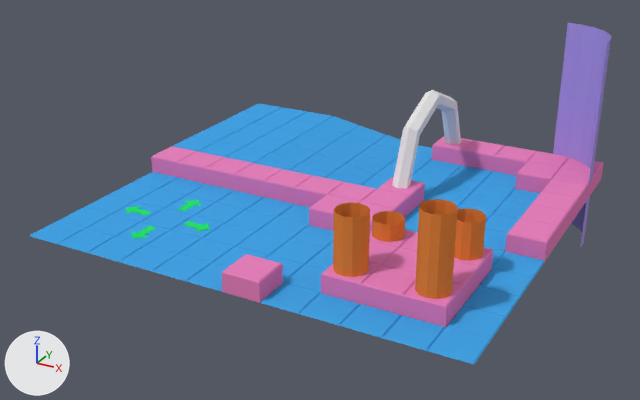
A saved change to the Blender file data/model/room.blend.
Rendered twice from a camera (50 mm lens) standing at (10.44, -20.39, 10.01) and looking at (-0.19, -1.05, 0.34). The lights are fixed; the arrows at lower left show +X, +Y and +Z.

The scene before the commit, as lines of its bpy script (objects in view):
```python
me_cube_007 = bpy.data.meshes.new('Cube.007')
me_cube_007.from_pydata(...)  # 12 vertices, 10 faces; spans x -1.0..1.0, y -1.0..1.0, z -3.0..-1.92
me_cube_007.materials.append(mat_material_011)  # pink #e781bd
me_cube_011 = bpy.data.meshes.new('Cube.011')
me_cube_011.from_pydata(...)  # 12 vertices, 10 faces; spans x -1.0..1.0, y -1.0..1.0, z -3.0..-1.92
me_cube_011.materials.append(mat_material_011)  # pink #e781bd
me_cylinder_002 = bpy.data.meshes.new('Cylinder.002')
me_cylinder_002.from_pydata(...)  # 14 vertices, 6 faces; spans x 0.0..0.5, y -0.11..0.5, z -1.0..1.0
me_cylinder_002.materials.append(mat_material_008)  # purple #aa97e7
ob_cube_001 = bpy.data.objects.new('Cube.001', me_cube_011)
ob_cube_001.location = (4.5, 3.5, 1.5)
ob_cube_001.scale = (0.5, 0.5, 0.5)
_m = ob_cube_001.modifiers.new('Array', 'ARRAY')
_m.constant_offset_displace = (0.0, 0.0, 0.0)
_m.relative_offset_displace = (0.0, 1.0, 0.0)
_m = ob_cube_001.modifiers.new('Array.001', 'ARRAY')
_m.constant_offset_displace = (0.0, 0.0, 0.0)
ob_cube_006 = bpy.data.objects.new('Cube.006', me_cube_007)
ob_cube_006.location = (0.5, -1.5, 1.5)
ob_cube_006.scale = (0.5, 0.5, 0.5)
_m = ob_cube_006.modifiers.new('Array', 'ARRAY')
_m.count = 1
_m.constant_offset_displace = (0.0, 0.0, 0.0)
_m.relative_offset_displace = (0.0, 1.0, 0.0)
_m = ob_cube_006.modifiers.new('Array.001', 'ARRAY')
_m.constant_offset_displace = (0.0, 0.0, 0.0)
ob_cylinder_004 = bpy.data.objects.new('Cylinder.004', me_cylinder_002)
ob_cylinder_004.location = (4.5, 3.5, 1.5)
ob_cylinder_004.scale = (3.0, 3.0, 3.0)
# also in view: 'Torus.001' at (1.5, 2.5, 1.62); 'Cube.010' at (2.5, 4.5, 0.27); 'Cylinder.001' at (2.5, -2.5, 0.0); 'Cube.002' at (0.0, -3.0, 0.02); 'Cube.005' at (0.5, -5.5, 0.27)
```
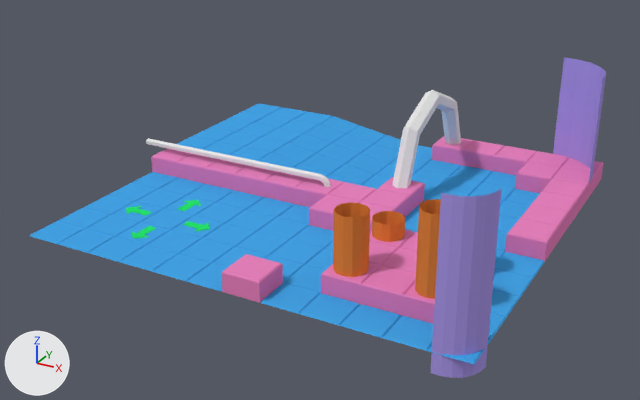
Edits to the bpy script that builds the scene:
```text
Change me_cylinder_002:
    where me_cylinder_002.from_pydata(...)  # 14 vertices, 6 faces; spans x 0.0..0.5, y -0.11..0.5, z -1.0..1.0
    used by ob_cylinder_004; location = (4.5, 3.5, 1.5); scale = (3.0, 3.0, 3.0)
    me_cylinder_002 part 1: the whole mesh is scaled about its middle by (1, 1, 0.5), then moved by (0.0, 0.0, 0.17)
Add me_torus_002:
    me_torus_002.from_pydata(...)  # 30 vertices, 24 faces; spans x 0.65..1.0, y -1.0..5.35, z -0.09..0.09
Add me_cylinder_003:
    me_cylinder_003.from_pydata([(0.0, 0.5, -0.333), (0.0, 0.5, 1.0), (0.147, 0.478, -0.333), (0.147, 0.478, 1.0), (0.282, 0.413, -0.333), (0.282, 0.413, 1.0), (0.391, 0.312, -0.333), (0.391, 0.312, 1.0), (0.465, 0.183, -0.333), (0.465, 0.183, 1.0), (0.499, 0.037, -0.333), (0.499, 0.037, 1.0), (0.5, -0.111, -0.333), (0.5, -0.111, 1.0)], [], [(0, 2, 3, 1), (2, 4, 5, 3), (4, 6, 7, 5), (6, 8, 9, 7), (8, 10, 11, 9), (10, 12, 13, 11)])
    me_cylinder_003.materials.append(mat_material_008)  # purple #aa97e7
Add ob_torus_002:
    ob_torus_002 = bpy.data.objects.new('Torus.002', me_torus_002)
    ob_torus_002.location = (-5.5, -0.5, 1.5)
    ob_torus_002.rotation_euler = (1.571, 1.571, 0.0)  # degrees (90, 90, 0)
Add ob_cylinder_005:
    ob_cylinder_005 = bpy.data.objects.new('Cylinder.005', me_cylinder_003)
    ob_cylinder_005.location = (5.26, -5.24, 0.5)
    ob_cylinder_005.rotation_euler = (0.0, 0.0, -1.571)  # degrees (0, 0, -90)
    ob_cylinder_005.scale = (1.5, 1.5, 3.0)
```

Changed parts and their boxes (x1, y1, x2, y2) in the pictures (640 x 400 px):
'Cylinder.005', added: after (430, 188, 502, 378)
'Cylinder.004', mesh rescaled: before (553, 23, 611, 248); after (553, 57, 606, 183)
'Torus.002', added: after (146, 139, 331, 187)
'Cylinder.002', unchanged, covered by the edit: before (454, 208, 486, 261)
